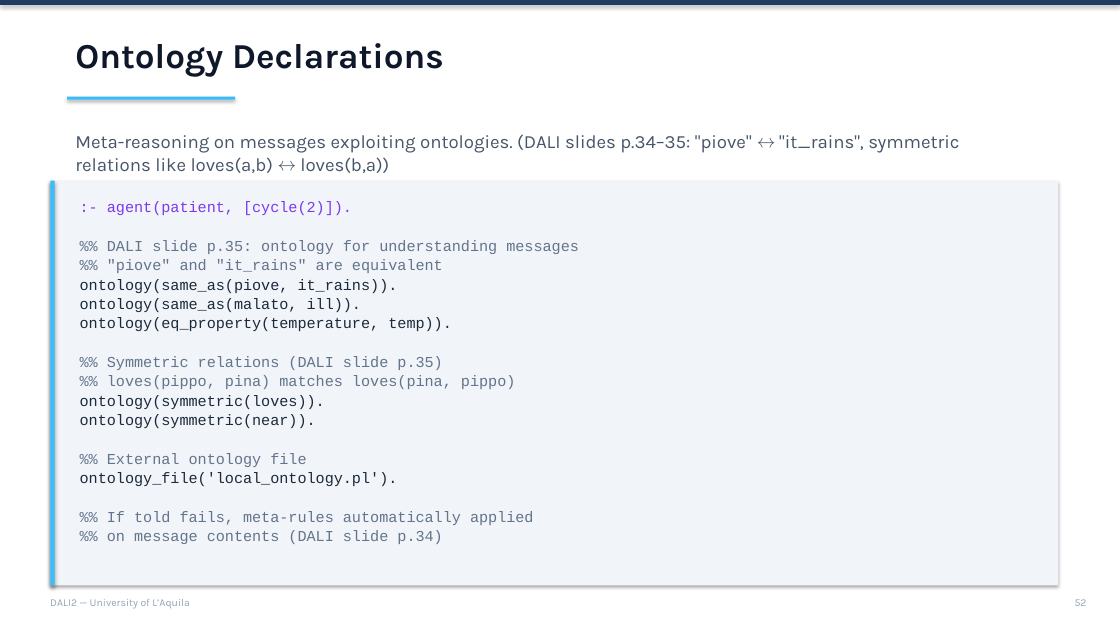
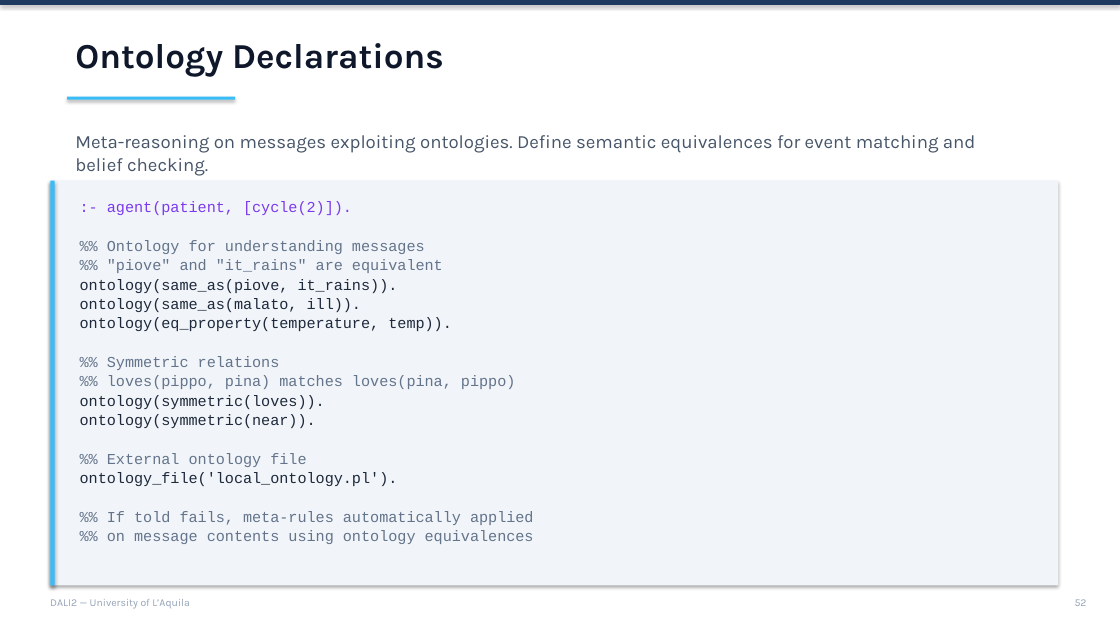
Before and after one commit to AAAI-DISIM-UnivAQ/DALI2, a slide deck: slide 52 of slides/Slides.pptx. Drawn at 1120x630 pixels with LibreOffice and Linux fonts; fonts in the diff are those of the drawing. Boxes give left, top, right and bottom in pixels: in the first picture for what was removed or moved away, otherwise in the second. Text is boxed around its words. In the diff, an @@ line names an element or a change of style, - is before the commit and + after.

```diff
--- a/slides/Slides.pptx
+++ b/slides/Slides.pptx
@@ text at [75, 135, 975, 176]: text changed @@
-Meta-reasoning on messages exploiting ontologies. (DALI slides p.34–35: "piove" ↔ "it_rains", symmetric relations like loves(a,b) ↔ loves(b,a))
+Meta-reasoning on messages exploiting ontologies. Define semantic equivalences for event matching and belief checking.
@@ text at [107, 240, 425, 254]: text changed @@
-%% DALI slide p.35: ontology for understanding messages
+%% Ontology for understanding messages
@@ text at [107, 356, 280, 370]: text changed @@
-%% Symmetric relations (DALI slide p.35)
+%% Symmetric relations
@@ text at [107, 530, 534, 544]: text changed @@
-%% on message contents (DALI slide p.34)
+%% on message contents using ontology equivalences
```
Also in this commit, not shown: 19 other slides changed, 6 other files.
